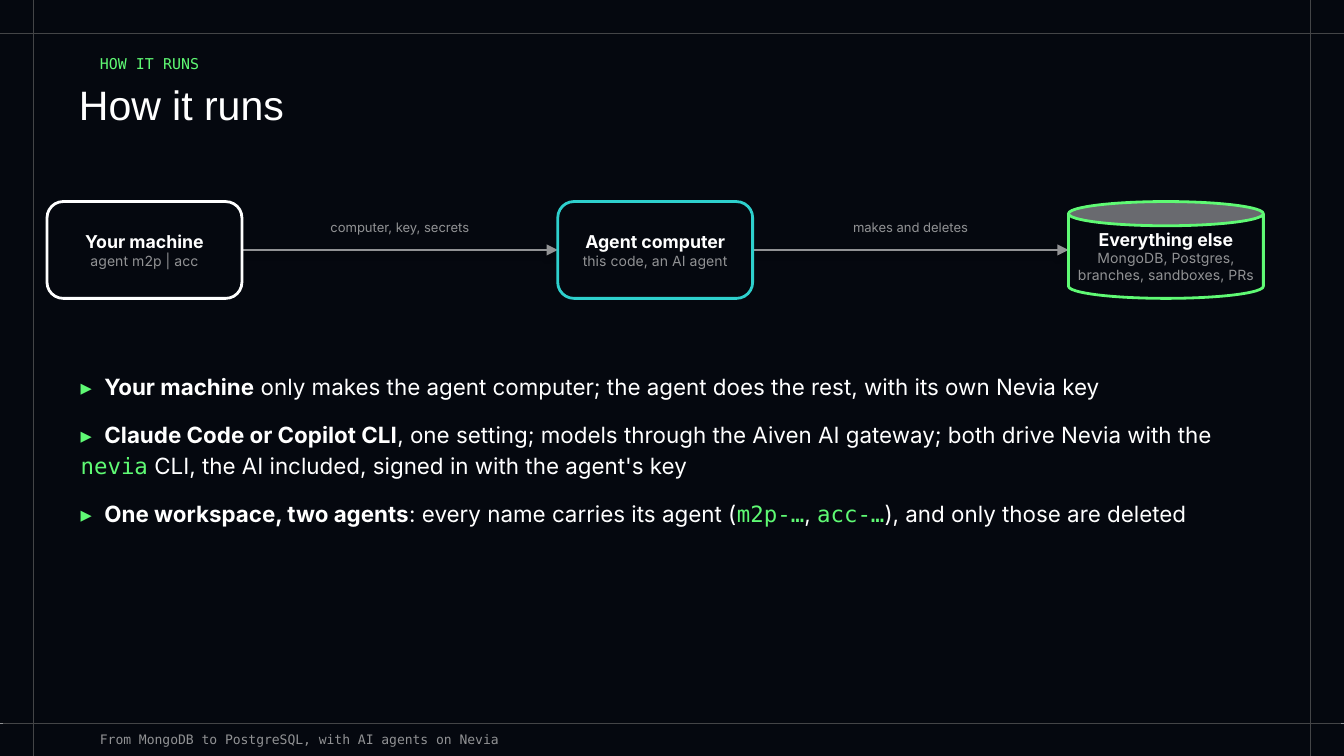
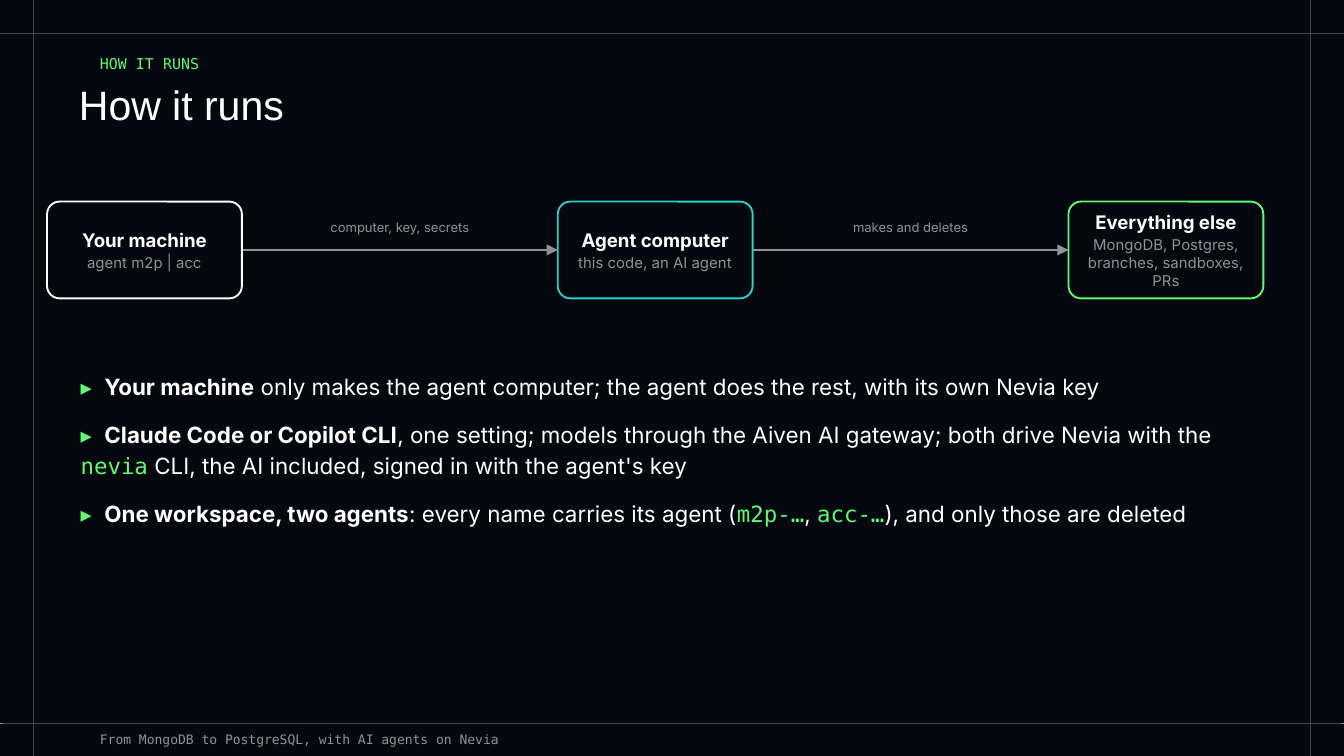
Before and after one commit to bertrandcedric/nevia-agent, a slide deck: slide 25 of docs/presentation.pptx (slide 11 before the commit). Drawn at 1344x756 pixels with LibreOffice and Linux fonts; fonts in the diff are those of the drawing. Boxes give left, top, right and bottom in pixels: in the first picture for what was removed or moved away, otherwise in the second. Text is boxed around its words. In the diff, an @@ line names an element or a change of style, - is before the commit and + after.

```diff
--- a/docs/presentation.pptx
+++ b/docs/presentation.pptx
@@ rounded rectangle "Your machine" at bbox=[47, 202, 242, 298]: size 9.5 to 10 pt in "Your machine"; size 7.5 to 8 pt in "agent m2p | acc"; more space between paragraphs; outline #FFFFFF 1.5 pt to #FFFFFF 1 pt; proportions changed @@
@@ rounded rectangle "Agent computer" at bbox=[558, 202, 753, 298]: size 9.5 to 10 pt in "Agent computer"; size 7.5 to 8 pt in "this code, an AI agent"; more space between paragraphs; outline #2ED0CD 1.5 pt to #2ED0CD 1 pt; proportions changed @@
@@ rounded rectangle "Everything else" at bbox=[1068, 202, 1263, 298]: size 9.5 to 10 pt in "Everything else"; size 7.5 to 8 pt in "MongoDB, Postgres, branches, sandboxes, PRs"; more space between paragraphs; cylinder to rounded rectangle; outline #5FFA74 1.5 pt to #5FFA74 1 pt @@
```
Also in this commit, not shown: 7 other slides changed, 16 slides added, 2 slides removed, 7 other files.
